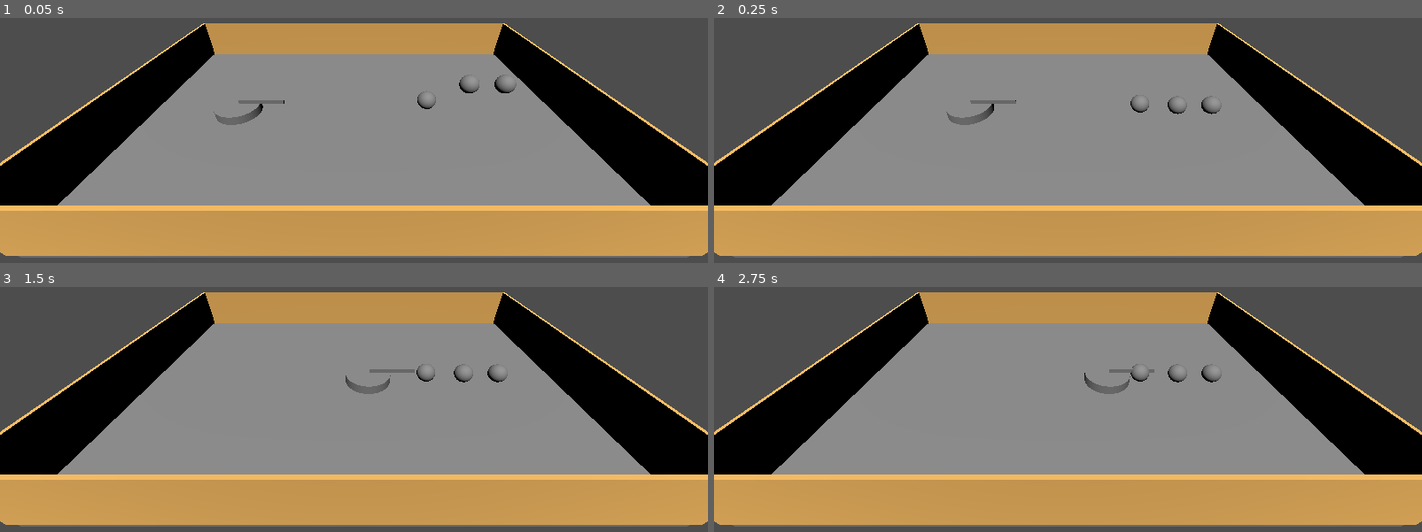
Above: before the commit, frames 1-4 (two rows, left to right).
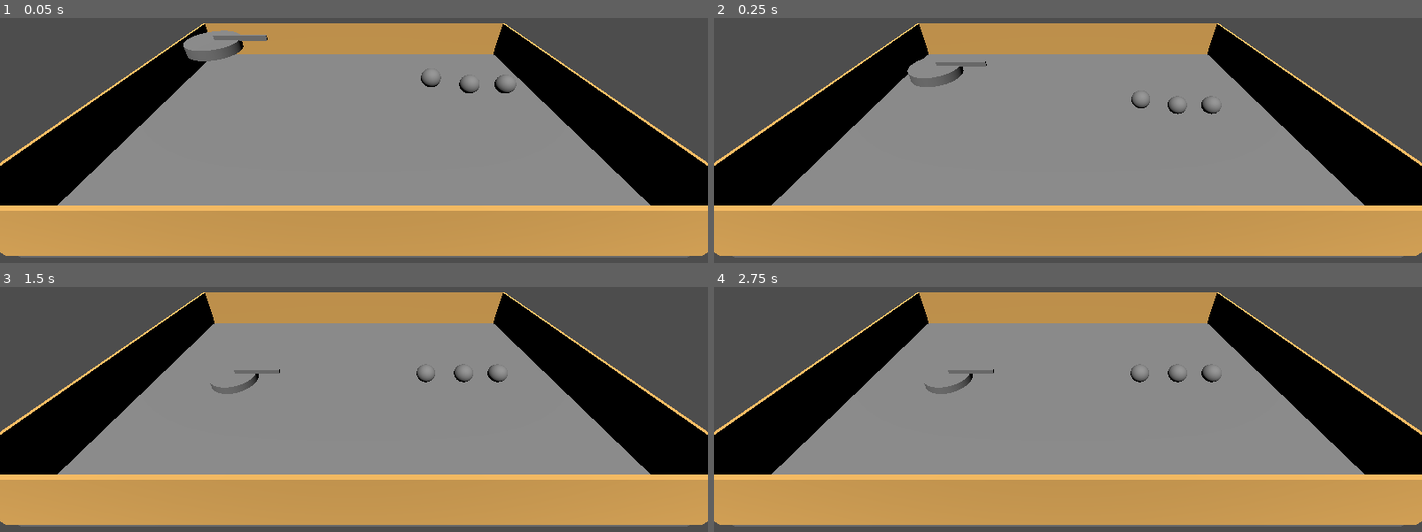
Above: after the commit, the same moments.

Repository: Jobbet789/LeaphyAI
Game: Godot game, scene res://node_3d.tscn
Two runs of this game, one before a commit and one after it. Both use one fixed random seed, a clock stepped at 60 frames per second and the inputs below.
Inputs:
- Up to frame 1 (0.05 s): no input
- Up to frame 2 (0.25 s): no input
- Up to frame 3 (1.5 s): no input
- Up to frame 4 (2.75 s): tap Enter at 2 s

The runs differ from the first frame. In frame 1, 1.4% of the frame differs, in the area x 25-63%, y 5-44%; in frame 2, 0.8%; in frame 3, 0.6%; in frame 4, 0.5%.

Commit message:
Few updates, made all objects rigidbodies3d so Godot handles the physics

Diff:
--- a/leaphyrobot/ball.tscn
+++ b/leaphyrobot/ball.tscn
@@ -8,6 +8,7 @@
 radius = 0.1
 
 [node name="Ball" type="RigidBody3D"]
+center_of_mass_mode = 1
 
 [node name="MeshInstance3D" type="MeshInstance3D" parent="."]
 mesh = SubResource("SphereMesh_e6q3f")
--- a/leaphyrobot/node_3d.tscn
+++ b/leaphyrobot/node_3d.tscn
@@ -33,6 +33,27 @@
 data = PackedVector3Array(-0.015, 0.25, 1.5, 0.015, 0.25, 1.5, -0.015, -0.25, 1.5, 0.015, 0.25, 1.5, 0.015, -0.25, 1.5, …(608 unchanged characters)…
 
 [node name="World" type="Node3D"]
+
+[node name="Robot" parent="." instance=ExtResource("2_sbi7l")]
+transform = Transform3D(1, 0, 0, 0, 1, 0, 0, 0, 1, -1.34475, 0.858, 0)
+center_of_mass_mode = 0
+script = null
+
+[node name="Camera3D" type="Camera3D" parent="."]
+transform = Transform3D(1, 0, 0, 0, 0.831722, 0.555193, 0, -0.555193, 0.831722, 0, 1.85396, 2.33663)
+visible = false
+
+[node name="DirectionalLight3D" type="DirectionalLight3D" parent="."]
+transform = Transform3D(1, 0, 0, 0, 0.477036, 0.878884, 0, -0.878884, 0.477036, 0, 14.9813, 29.629)
+
+[node name="Ball2" parent="." groups=["balls"] instance=ExtResource("3_f8kbe")]
+transform = Transform3D(1, 0, 0, 0, 1, 0, 0, 0, 1, 1.60312, 0.412262, 0)
+
+[node name="Ball3" parent="." groups=["balls"] instance=ExtResource("3_f8kbe")]
+transform = Transform3D(1, 0, 0, 0, 1, 0, 0, 0, 1, 1.22279, 0.412262, 0)
+
+[node name="Ball1" parent="." groups=["balls"] instance=ExtResource("3_f8kbe")]
+transform = Transform3D(1, 0, 0, 0, 1, 0, 0, 0, 1, 0.801559, 0.490497, 0)
 
 [node name="Hall" type="Node3D" parent="."]
 metadata/_edit_group_ = true
@@ -96,22 +117,3 @@
 [node name="CollisionShape3D" type="CollisionShape3D" parent="Hall/Wall2"]
 transform = Transform3D(1, 0, 0, 0, 1, 0, 0, 0, 1, -2.265, 0.3, 0)
 shape = SubResource("ConcavePolygonShape3D_ecyqi")
-
-[node name="Robot" parent="." instance=ExtResource("2_sbi7l")]
-transform = Transform3D(1, 0, 0, 0, 1, 0, 0, 0, 1, -1.34475, 0.858, 0)
-
-[node name="Camera3D" type="Camera3D" parent="."]
-transform = Transform3D(1, 0, 0, 0, 0.831722, 0.555193, 0, -0.555193, 0.831722, 0, 1.85396, 2.33663)
-visible = false
-
-[node name="DirectionalLight3D" type="DirectionalLight3D" parent="."]
-transform = Transform3D(1, 0, 0, 0, 0.477036, 0.878884, 0, -0.878884, 0.477036, 0, 14.9813, 29.629)
-
-[node name="Ball2" parent="." groups=["balls"] instance=ExtResource("3_f8kbe")]
-transform = Transform3D(1, 0, 0, 0, 1, 0, 0, 0, 1, 1.60312, 0.412262, 0)
-
-[node name="Ball3" parent="." groups=["balls"] instance=ExtResource("3_f8kbe")]
-transform = Transform3D(1, 0, 0, 0, 1, 0, 0, 0, 1, 1.22279, 0.412262, 0)
-
-[node name="Ball1" parent="." groups=["balls"] instance=ExtResource("3_f8kbe")]
-transform = Transform3D(1, 0, 0, 0, 1, 0, 0, 0, 1, 0.801559, 0.206131, 0)
--- a/leaphyrobot/robot.gd
+++ b/leaphyrobot/robot.gd
@@ -1,8 +1,4 @@
-extends CharacterBody3D
-
-const SPEED = 3
-const JUMP_VELOCITY = 4.5
-const gravity_accel = -9.81 * 5
+extends RigidBody3D
 
 var socket = StreamPeerTCP.new()
 var waiting_for_response = false
@@ -76,13 +72,13 @@
 				var error = json.parse(response)
 				if error == OK:
 					var action = json.data
-					apply_action(action, delta)
+					apply_action(action)
 					waiting_for_response = false
 				else:
 					print("Error parsing JSON")
 					return
 	else:
-		apply_action([1.0, 1.0], delta)
+		apply_action([1.0, 1.0])
 
 
 
@@ -158,6 +154,29 @@
 func calculate_angular_speed():
 	return (motor_speeds[0] - motor_speeds[1]) * speed_multiplier / 2
 
+
+func apply_action(action):
+	# Update motor speeds based on the action received.
+	motor_speeds[0] = action[0]
+	motor_speeds[1] = action[1]
+
+	var speed = calculate_speed()
+	var angular_speed = calculate_angular_speed()
+
+	# Compute forward direction from the current Y-rotation.
+	# (In Godot, forward is usually -Z but the original code used (cos, sin) from rotation.y.)
+	var direction = Vector3(cos(rotation.y), 0, sin(rotation.y)).normalized()
+
+	# Get the current linear velocity so that we only override the X and Z components.
+	linear_velocity.x = direction.x * speed
+	linear_velocity.z = direction.z * speed
+
+	# Set angular velocity to rotate around the Y axis.
+	angular_velocity = Vector3(0, angular_speed, 0)
+
+
+
+"""
 func apply_action(action, delta):
 	# This is for no time scaling
 	# var delta_copy = delta
@@ -179,6 +198,7 @@
 	rotation.y += angular_speed * delta_copy
 
 	move_and_slide()
+"""
 
 func reset_environment():
 	var count = 0
--- a/leaphyrobot/robot.tscn
+++ b/leaphyrobot/robot.tscn
@@ -1,6 +1,9 @@
-[gd_scene load_steps=5 format=3 uid="uid://lby36pac1tn4"]
+[gd_scene load_steps=6 format=3 uid="uid://lby36pac1tn4"]
 
 [ext_resource type="Script" path="res://robot.gd" id="1_qa228"]
+
+[sub_resource type="PhysicsMaterial" id="PhysicsMaterial_16l72"]
+friction = 0.0
 
 [sub_resource type="CylinderShape3D" id="CylinderShape3D_w32tw"]
 height = 0.1
@@ -14,7 +17,12 @@
 [sub_resource type="BoxMesh" id="BoxMesh_lruim"]
 size = Vector3(0.02, 0.05, 0.5)
 
-[node name="Robot" type="CharacterBody3D"]
+[node name="Robot" type="RigidBody3D"]
+axis_lock_angular_x = true
+axis_lock_angular_z = true
+mass = 5.0
+physics_material_override = SubResource("PhysicsMaterial_16l72")
+center_of_mass_mode = 1
 script = ExtResource("1_qa228")
 metadata/_edit_group_ = true
 
Not shown, changed: test.py
